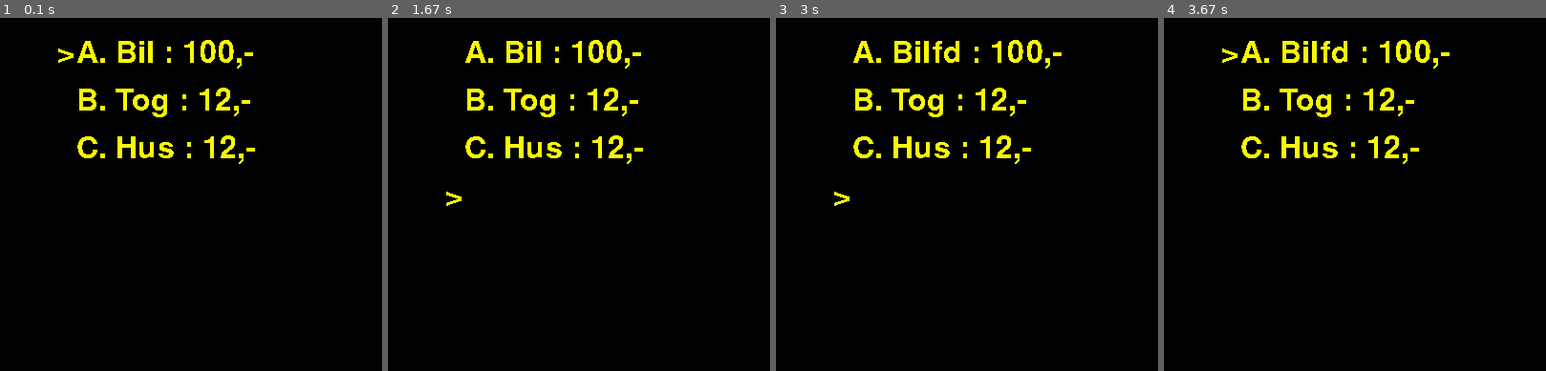
Above: before the commit, frames 1-4 (left to right).
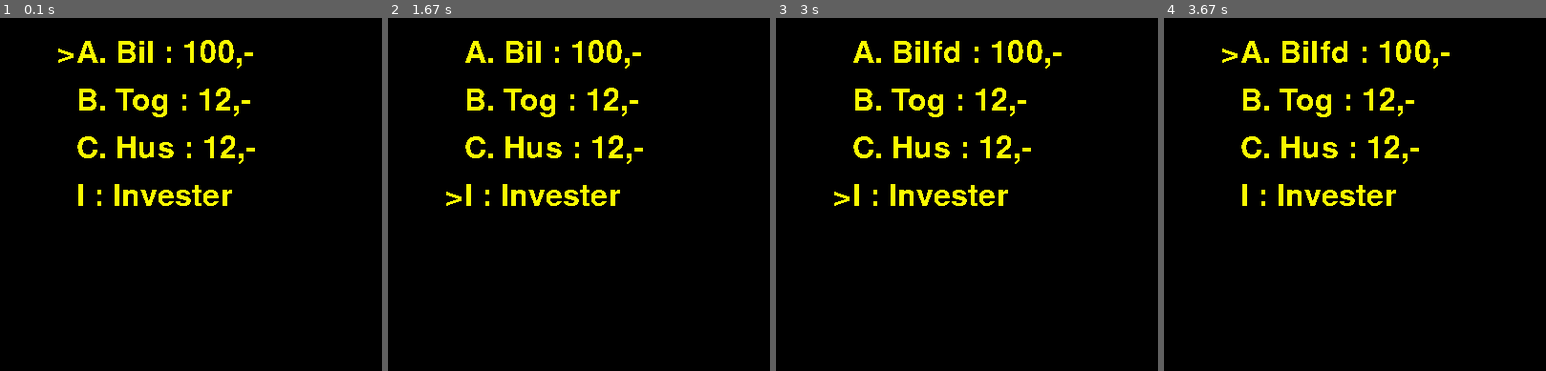
Above: after the commit, the same moments.

Repository: toke-dk/FIRE-game
Game: pygame game, started from main.py
The game is run twice, just before and just after one commit, with the same random seed, the same clock (stepped at 60 frames per second) and the same inputs.
Inputs:
- Up to frame 1 (0.1 s): no input
- Up to frame 2 (1.67 s): tap I at 0.33 s
- Up to frame 3 (3 s): tap Enter at 1.67 s
- Up to frame 4 (3.67 s): tap A at 3 s
The pictures show only the part of the screen within x 0-50%, y 7-57%; the shares and areas given below are measured in that part.

The runs differ from the first frame. In frame 1, 0.9% of the frame differs, in the area x 20-61%, y 47-54%; in frame 2, 0.9%; in frame 3, 0.9%; in frame 4, 0.9%.

Commit message:
implemented invest button

Diff:
--- a/main.py
+++ b/main.py
@@ -210,6 +210,15 @@
             question_text_rect = penge_tekst.get_rect()
             question_text_rect.topleft = (width // 10, height // 10 + pos)
             screen.blit(question_text, question_text_rect)
+
+        invester_tekst = font.render(f"I : Invester", False, (250, 250, 0))
+
+        invester_tekst_rect = invester_tekst.get_rect()
+
+        invester_tekst_rect.topleft = (width // 10, height // 10 + 50 * 4)
+
+        screen.blit(invester_tekst, invester_tekst_rect)
+
         pygame.display.flip()
 
         if event.type == pygame.KEYDOWN and question_id != len(quiz_sets):
